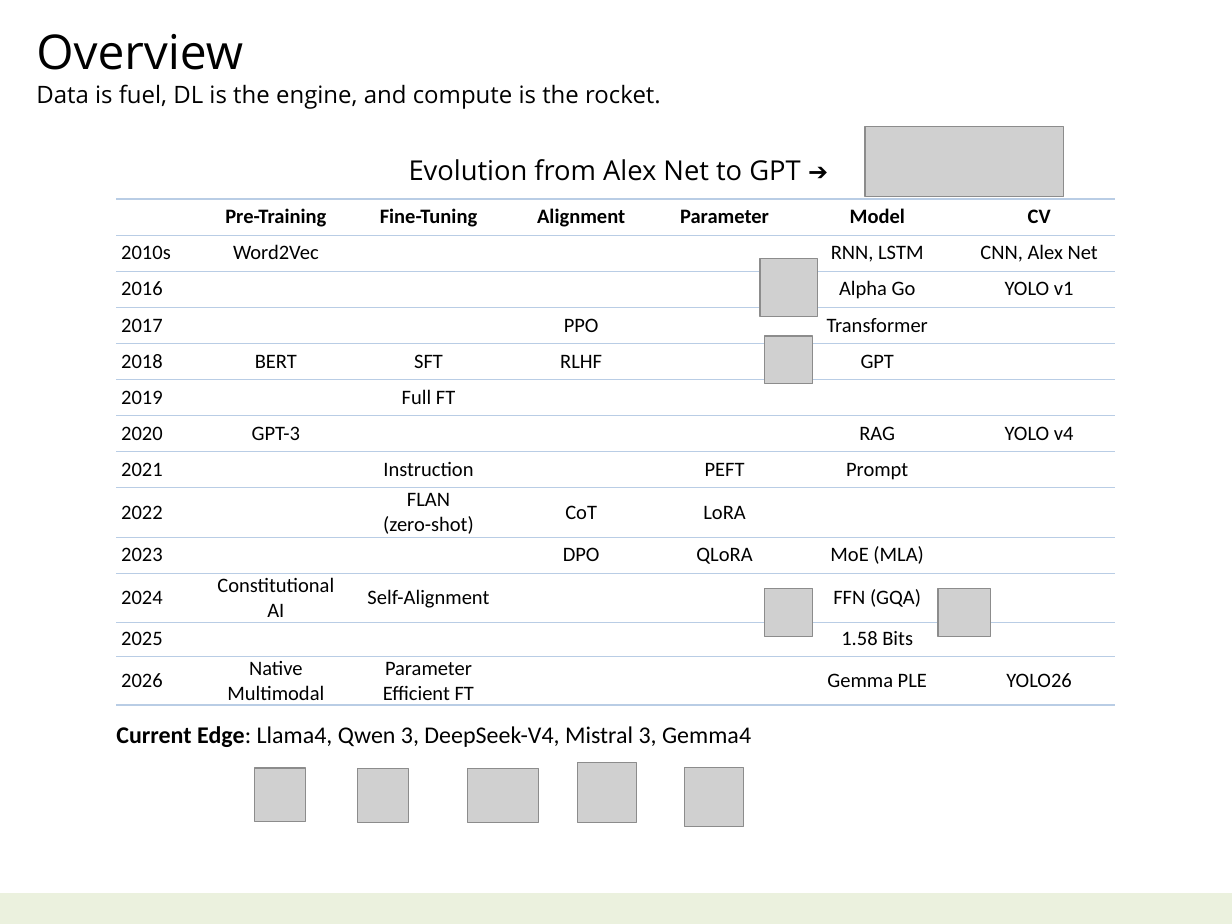
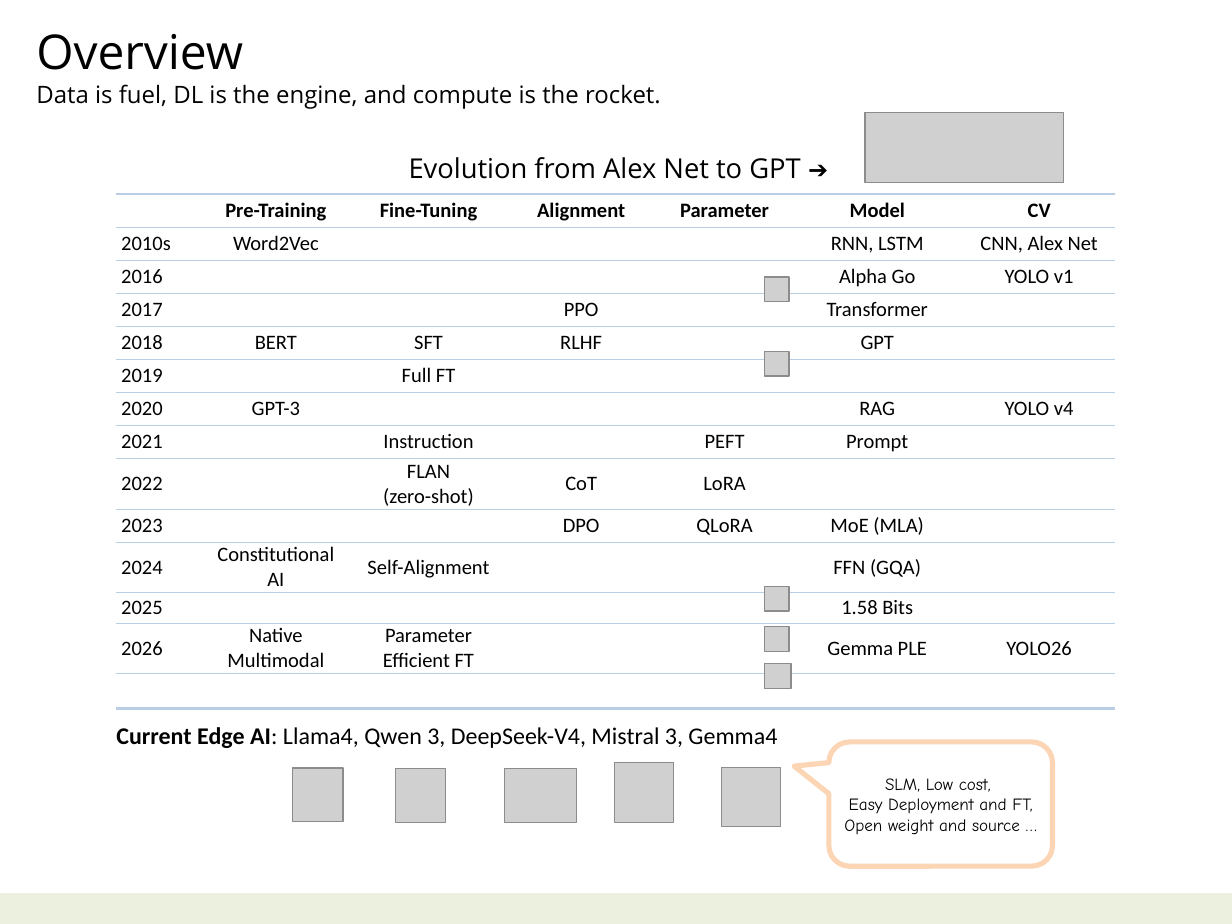
Before and after one commit to navibator/crazy-ai, a slide deck: slide 4 of ai.pptx. Drawn at 1232x924 pixels with LibreOffice and Linux fonts; fonts in the diff are those of the drawing; grey boxes stand for pictures. Boxes give left, top, right and bottom in pixels: in the first picture for what was removed or moved away, otherwise in the second. Text is boxed around its words. In the diff, an @@ line names an element or a change of style, - is before the commit and + after.

```diff
--- a/ai.pptx
+++ b/ai.pptx
@@ picture moved from (x1=865, y1=127, x2=1063, y2=197) to (x1=865, y1=113, x2=1063, y2=184) @@
@@ table at (x1=116, y1=142, x2=1116, y2=753) @@
-row 15: Current Edge: Llama4, Qwen 3, DeepSeek-V4, Mistral 3, Gemma4 |  |  |  |  |  | 
+row 15:  |  |  |  |  |  | 
+row 16: Current Edge AI: Llama4, Qwen 3, DeepSeek-V4, Mistral 3, Gemma4 |  |  |  |  |  | 
@@ picture resized from (x1=760, y1=259, x2=818, y2=317) to (x1=765, y1=277, x2=790, y2=302) @@
@@ picture resized from (x1=765, y1=336, x2=813, y2=384) to (x1=765, y1=351, x2=790, y2=376) @@
@@ picture resized from (x1=765, y1=588, x2=813, y2=636) to (x1=765, y1=586, x2=790, y2=611) @@
@@ picture resized from (x1=938, y1=588, x2=989, y2=636) to (x1=765, y1=627, x2=790, y2=652) @@
@@ picture added at (x1=765, y1=664, x2=791, y2=689) @@
@@ rounded speech box added at (x1=829, y1=742, x2=1053, y2=866), fill #FFFFFF at 80% opacity, outline #FCD5B5 3 pt, 10 pt, text #000000 @@
+SLM, Low cost,
+Easy Deployment and FT,
+Open weight and source …
@@ picture moved from (x1=255, y1=768, x2=306, y2=822) to (x1=292, y1=768, x2=342, y2=822) @@
@@ picture moved from (x1=578, y1=763, x2=637, y2=822) to (x1=615, y1=763, x2=674, y2=822) @@
@@ 3 pictures moved together from (x1=357, y1=768, x2=743, y2=827) to (x1=395, y1=768, x2=781, y2=827) @@
```
Also in this commit, not shown: 4 other slides changed, 1 slide added, 1 other file.
